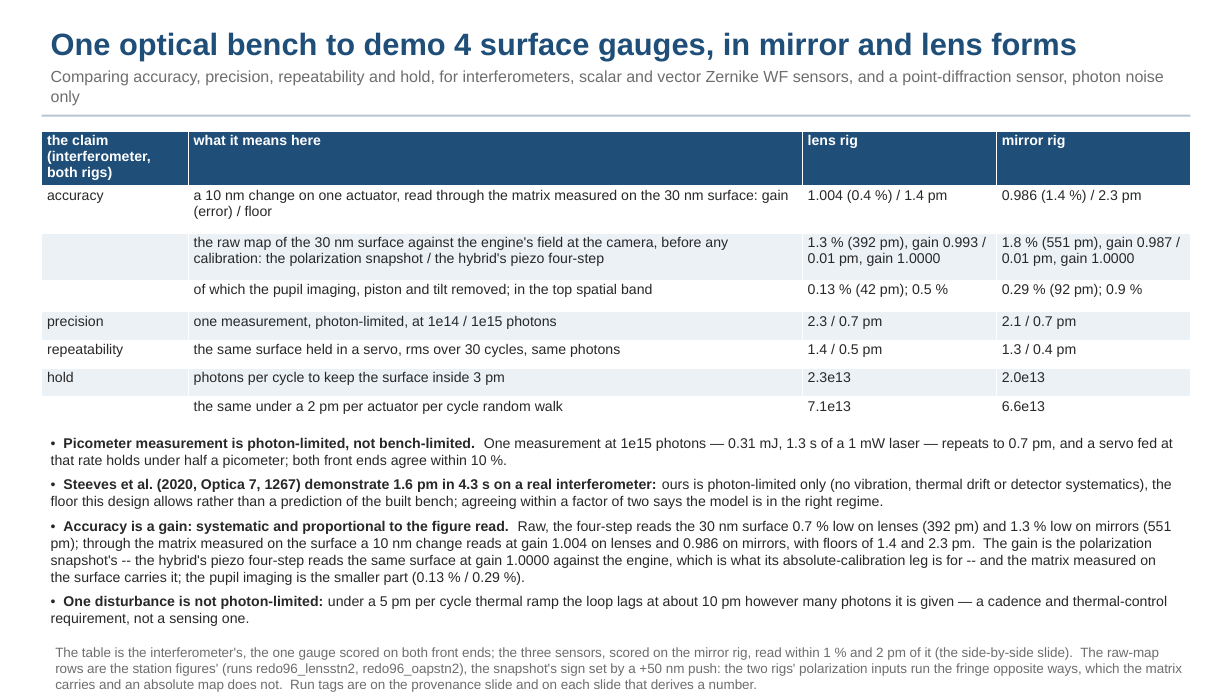
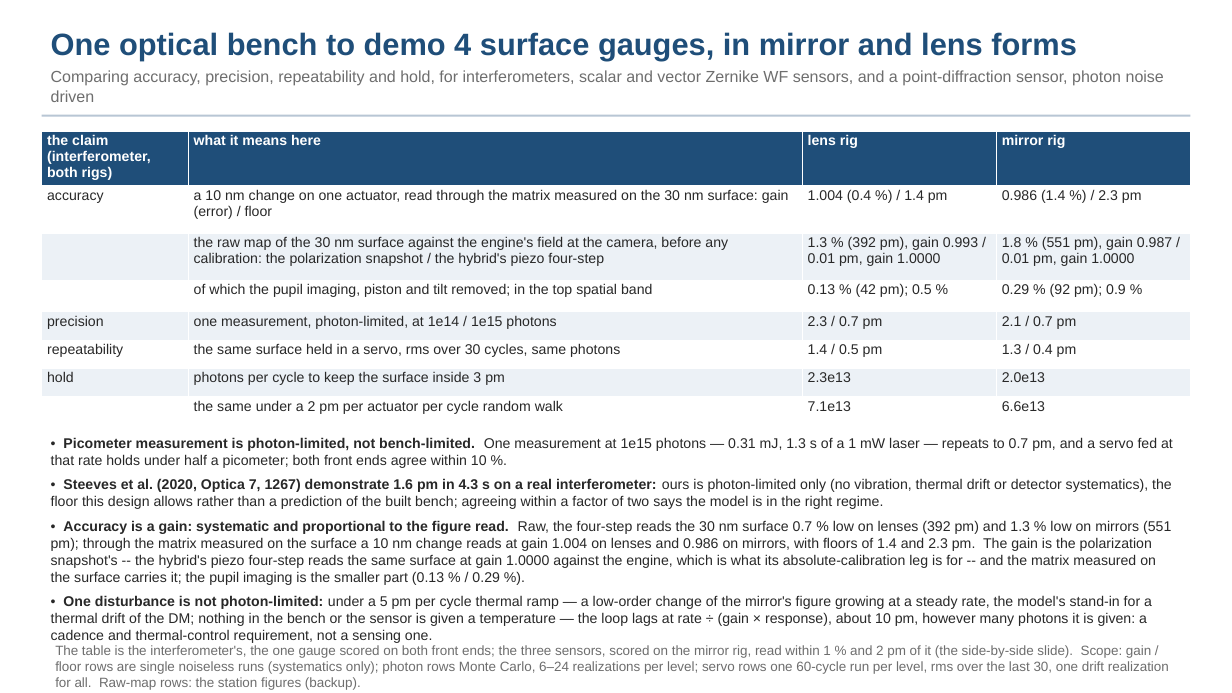
Before and after one commit to nasa-jpl/macos, a slide deck: slide 2 of demo_session/deck_gauges_short.pptx. Drawn at 1232x693 pixels with LibreOffice and Linux fonts; fonts in the diff are those of the drawing. Boxes give left, top, right and bottom in pixels: in the first picture for what was removed or moved away, otherwise in the second. Text is boxed around its words. In the diff, an @@ line names an element or a change of style, - is before the commit and + after.

```diff
--- a/demo_session/deck_gauges_short.pptx
+++ b/demo_session/deck_gauges_short.pptx
@@ text at (x1=51, y1=70, x2=1164, y2=102): text changed @@
-Comparing accuracy, precision, repeatability and hold, for interferometers, scalar and vector Zernike WF sensors, and a point-diffraction sensor, photon noise only
+Comparing accuracy, precision, repeatability and hold, for interferometers, scalar and vector Zernike WF sensors, and a point-diffraction sensor, photon noise driven
@@ text at (x1=51, y1=595, x2=1152, y2=643): text changed @@
-• One disturbance is not photon-limited: under a 5 pm per cycle thermal ramp the loop lags at about 10 pm however many photons it is given — a cadence and thermal-control requirement, not a sensing one.
+• One disturbance is not photon-limited: under a 5 pm per cycle thermal ramp — a low-order change of the mirror's figure growing at a steady rate, the model's stand-in for a thermal drift of the DM; nothing in the bench or the sensor is given a temperature — the loop lags at rate ÷ (gain × response), about 10 pm, however many photons it is given: a cadence and thermal-control requirement, not a sensing one.
@@ text at (x1=55, y1=645, x2=1169, y2=690): text changed @@
-The table is the interferometer's, the one gauge scored on both front ends; the three sensors, scored on the mirror rig, read within 1 % and 2 pm of it (the side-by-side slide). The raw-map rows are the station figures' (runs redo96_lensstn2, redo96_oapstn2), the snapshot's sign set by a +50 nm push: the two rigs' polarization inputs run the fringe opposite ways, which the matrix carries and an absolute map does not. Run tags are on the provenance slide and on each slide that derives a number.
+The table is the interferometer's, the one gauge scored on both front ends; the three sensors, scored on the mirror rig, read within 1 % and 2 pm of it (the side-by-side slide). Scope: gain / floor rows are single noiseless runs (systematics only); photon rows Monte Carlo, 6–24 realizations per level; servo rows one 60-cycle run per level, rms over the last 30, one drift realization for all. Raw-map rows: the station figures (backup).
```
Also in this commit, not shown: 11 other slides changed, 6 other files.
